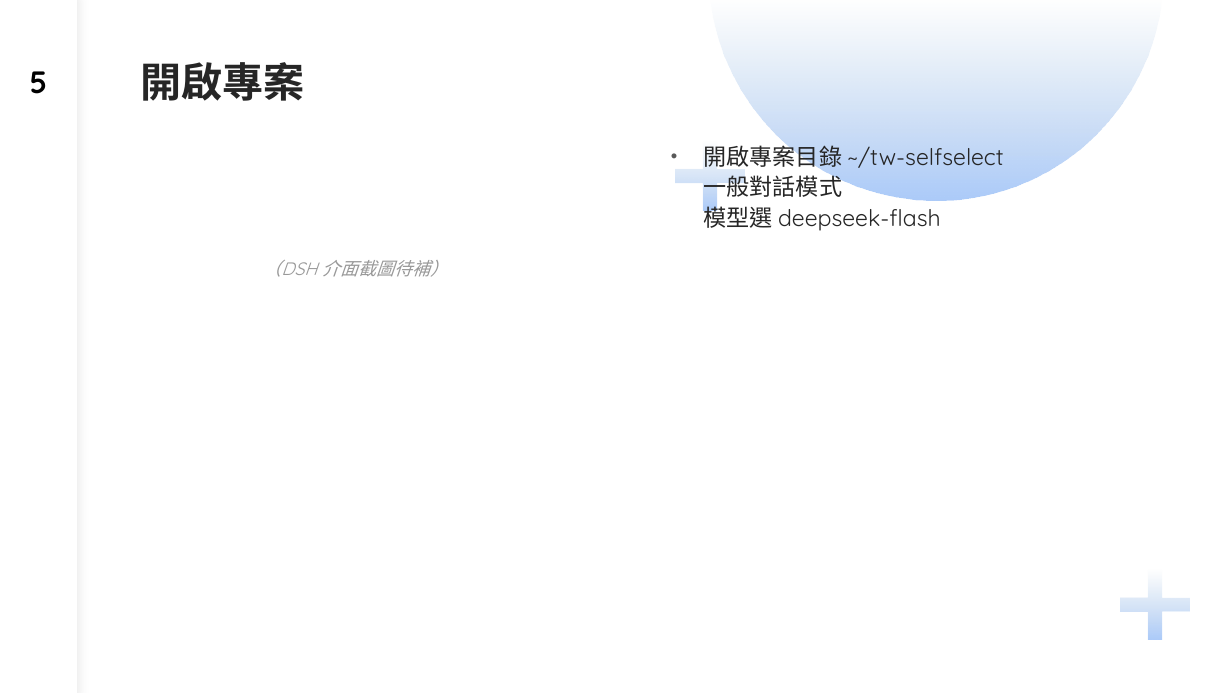
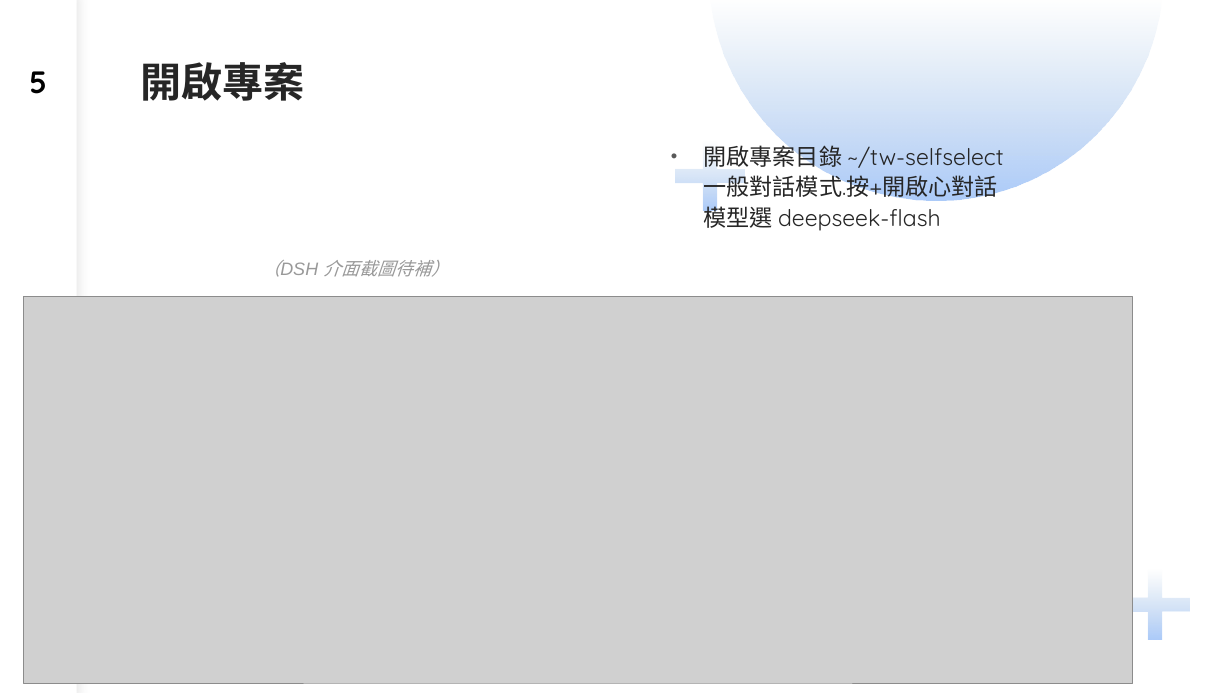
Before and after one commit to dinchentech/tw-selfselect, a slide deck: slide 5 of plans/ppt/TW-SELFSELECT台股買賣自動化系統-W3-講稿版.pptx. Drawn at 1232x693 pixels with LibreOffice and Linux fonts; fonts in the diff are those of the drawing; grey boxes stand for pictures. Boxes give left, top, right and bottom in pixels: in the first picture for what was removed or moved away, otherwise in the second. Text is boxed around its words. In the diff, an @@ line names an element or a change of style, - is before the commit and + after.

```diff
--- a/plans/ppt/TW-SELFSELECT台股買賣自動化系統-W3-講稿版.pptx
+++ b/plans/ppt/TW-SELFSELECT台股買賣自動化系統-W3-講稿版.pptx
@@ text "（DSH 介面截圖待補）" at (280, 260, 449, 277): font Quicksand to Arial @@
@@ text at (704, 141, 1003, 231): text changed @@
-• 開啟專案目錄 ~/tw-selfselect
-  一般對話模式
-  模型選 deepseek-flash
+• 開啟專案目錄 ~/tw-selfselect
+  一般對話模式.按+開啟心對話
+  模型選 deepseek-flash
@@ picture added at (23, 297, 1132, 683) @@
```
Also in this commit, not shown: 9 other slides changed, 1 slide removed, 1 other file.
